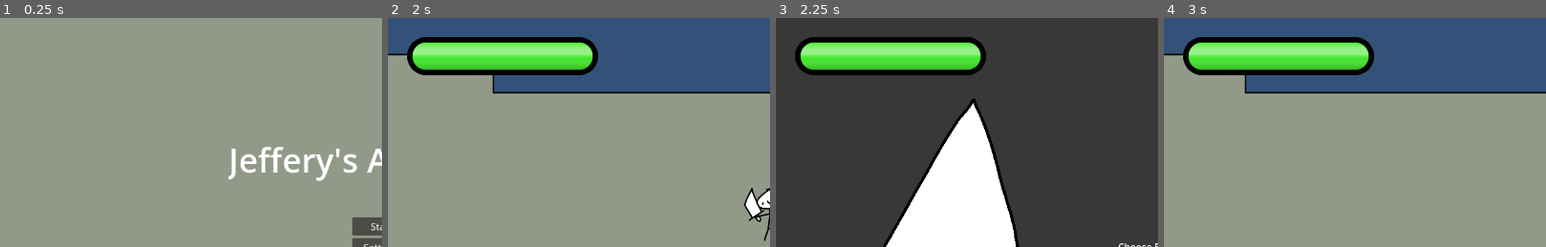
Above: before the commit, frames 1-4 (left to right).
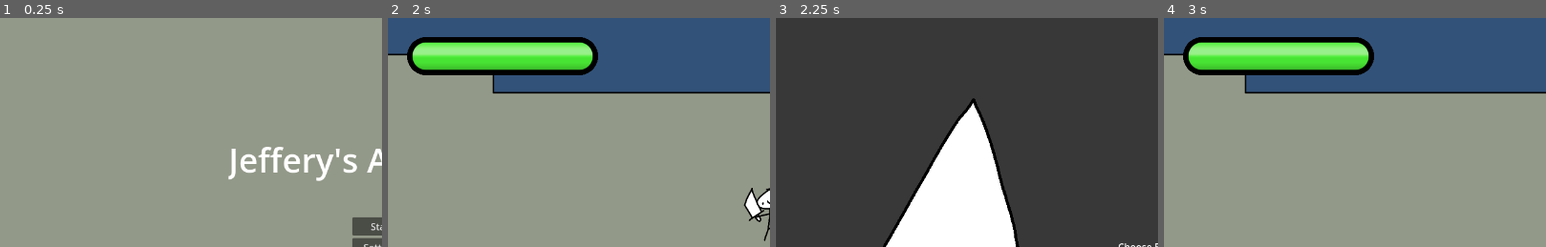
Above: after the commit, the same moments.

Repository: flyguywannadie/JefferyAdventure
Game: Godot game, scene res://Scenes/StartMenu.tscn
Two runs of this game, one before a commit and one after it. Both use one fixed random seed, a clock stepped at 60 frames per second and the inputs below. The engine's default icon, where the game draws it, is replaced by a stand-in: a white triangle on a blue panel in a dark square.
Inputs (mouse positions are % of the whole screen's width and height, from its top left):
- Up to frame 1 (0.25 s): no input
- Up to frame 2 (2 s): click "Start" at 0.5 s; move the mouse to (72, 45) at 1.27 s; hold D (jef_right) from 1.28 s (still down); click (72, 45) at 1.35 s; tap Space (jef_Jump) at 1.52 s
- Up to frame 3 (2.25 s): keep holding D (jef_right); move the mouse to (30, 55) at 2.02 s; tap V at 2.1 s
- Up to frame 4 (3 s): tap Space (jef_Jump) at 2.27 s; release D (jef_right) at 2.75 s; click (20, 48) at 2.75 s
The pictures show only the part of the screen within x 0-50%, y 0-50%; the shares and areas given below are measured in that part.

Frames 1-2 are identical in both runs. In frame 3, 8.0% of the frame differs, in the area x 5-55%, y 8-25%; in frame 4, nothing differs.

Commit message:
Healthbars

Diff:
--- /dev/null
+++ b/BossHealthbar.gd
@@ -0,0 +1,21 @@
+extends ColorRect
+class_name BossHealthbar
+
+@export var bossITrack: Boss
+
+func _ready() -> void:
+	GameManager.bossHealthbar = self
+	Hide()
+
+func Appear() -> void:
+	visible = true
+
+func Hide() -> void:
+	visible = false
+
+func _physics_process(delta: float) -> void:
+	if (bossITrack == null) :
+		if (visible) :
+			Hide()
+		return
+	material.set("shader_parameter/fill", float(bossITrack.health)/float(bossITrack.maxHealth))
--- a/ChargeShader.gdshader
+++ b/ChargeShader.gdshader
@@ -1,23 +1,28 @@
 shader_type canvas_item;
+
+uniform float size : hint_range(0.0, 3.0) = 1.0;
 
 void vertex() {
 	// Called for every vertex the material is visible on.
+	VERTEX *= vec2((size * 0.25) + 1.0);
+	//COLOR = vec4(VERTEX, 0.0, 1.0);
 }
 
 void fragment() {
+
 
 	//float xOffset = UV.y * 0.25;
 	//float t = cos((UV.x + xOffset + (TIME * 0.2)) * TAU * 5.0) * 0.5 + 0.5;
 
 	//COLOR *= t;// vec4(max(COLOR.rgb, vec3(t)),COLOR.a);
 
-	if (COLOR.a > 0.95) {
-		vec3 outlineColor = vec3(207.0, 172.0, 80.0);
-
-		float test = abs(cos(TIME) * 1.0);//float(false);
-
-		COLOR = vec4(outlineColor,test);
-	}
+	//if (COLOR.a > 0.95) {
+		//vec3 outlineColor = vec3(207.0, 172.0, 80.0);
+//
+		//float test = abs(cos(TIME) * 1.0);//float(false);
+//
+		//COLOR = vec4(outlineColor,test);
+	//}
 
 
 	//vec2 uvsCentered = UV * 2.0 - 1.0;
--- /dev/null
+++ b/Healthbar.gd
@@ -0,0 +1,9 @@
+extends ColorRect
+class_name Healthbar
+
+@export var whoITrack: Character
+
+func _physics_process(delta: float) -> void:
+	if (whoITrack == null) :
+		return
+	material.set("shader_parameter/fill", float(whoITrack.health)/float(whoITrack.maxHealth))
--- a/SDFExample.gdshader
+++ b/SDFExample.gdshader
@@ -1,13 +1,19 @@
 shader_type canvas_item;
 
+uniform vec2 size;
+
 void vertex() {
-	UV = (UV * 2.0) - 1.0;
+	UV = UV * 2.0 - 1.0;
 }
 
 void fragment() {
-	float dist = length(UV) - 0.3;
+	//float dist = length(UV) - 0.3;
 
-	//dist = step(0.0, dist); // makes a hard edge kinda I don't fully understand it
+	// https://iquilezles.org/articles/distfunctions2d/
+	vec2 d = abs(UV) - size;
+	float dist = length(max(d,0.0)) + min(max(d.x,d.y),0.0);
+
+	dist = step(dist, 0.0); // makes a hard edge kinda I don't fully understand it
 
 	COLOR = vec4(vec3(dist), 1.0);
 }
--- a/Scenes/Prefabs/Projectiles/Explosion.tscn
+++ b/Scenes/Prefabs/Projectiles/Explosion.tscn
@@ -96,7 +96,7 @@
 velocity = 0.0
 slowdown = 0.0
 persistantEffect = true
-damage = 5
+damage = 2
 
 [node name="Sprite2D" type="Sprite2D" parent="."]
 texture = ExtResource("2_575dq")
--- a/Scenes/Prefabs/Projectiles/TankDynamite.tscn
+++ b/Scenes/Prefabs/Projectiles/TankDynamite.tscn
@@ -60,6 +60,7 @@
 velocity = 20.0
 slowdown = 0.0
 HitEffect = ExtResource("2_kuscj")
+damage = 1
 
 [node name="Sprite2D" type="Sprite2D" parent="."]
 texture = ExtResource("3_mbf56")
--- a/Scenes/Prefabs/Projectiles/TankShot.tscn
+++ b/Scenes/Prefabs/Projectiles/TankShot.tscn
@@ -18,6 +18,7 @@
 slowdown = 0.0
 knockback = Vector2(500, 1)
 HitEffect = ExtResource("2_dk1y2")
+damage = 4
 
 [node name="Sprite2D" type="Sprite2D" parent="."]
 texture = ExtResource("3_amknm")
--- a/Scenes/Prefabs/checkpoint.tscn
+++ /dev/null
@@ -1,33 +0,0 @@
-[gd_scene load_steps=2 format=3 uid="uid://cv7nk8ba5doq8"]
-
-[sub_resource type="GDScript" id="GDScript_cvitc"]
-script/source = "@tool extends Area2D
-class_name Checkpoint
-
-@export var shape2 : RectangleShape2D
-@export var collisionPosition: Vector2
-@onready var collision_shape_2d: CollisionShape2D = $CollisionShape2D
-
-func _ready() -> void:
-	if (!Engine.is_editor_hint()) :
-		setCollisionShape()
-
-func _process(delta: float) -> void:
-	if (Engine.is_editor_hint()) :
-		setCollisionShape()
-
-func setCollisionShape() -> void:
-	collision_shape_2d.shape = shape2
-	collision_shape_2d.position = collisionPosition
-
-func _on_body_entered(body: Node2D) -> void:
-	print(body.name)
-	GameManager.currentCheckpoint = self
-"
-
-[node name="Checkpoint" type="Area2D"]
-script = SubResource("GDScript_cvitc")
-
-[node name="CollisionShape2D" type="CollisionShape2D" parent="."]
-
-[connection signal="body_entered" from="." to="." method="_on_body_entered"]
--- a/Scenes/Prefabs/jeffery.tscn
+++ b/Scenes/Prefabs/jeffery.tscn
@@ -14,15 +14,9 @@
 
 [sub_resource type="ShaderMaterial" id="ShaderMaterial_rsqeg"]
 shader = ExtResource("2_q8qc8")
-shader_parameter/size = null
-
-[sub_resource type="ShaderMaterial" id="ShaderMaterial_binv0"]
-shader = ExtResource("2_q8qc8")
-shader_parameter/size = null
 
 [sub_resource type="ShaderMaterial" id="ShaderMaterial_x4i71"]
 shader = ExtResource("2_q8qc8")
-shader_parameter/size = null
 
 [sub_resource type="Animation" id="Animation_oy8t5"]
 resource_name = "Hurt"
@@ -194,33 +188,37 @@
 floor_snap_length = 7.3
 script = ExtResource("1_vcdsa")
 speed = 600.0
-health = 111
 GRAVITY = 64.0
 FRICTION = 20.0
 visuals = NodePath("Node2D/Sprite")
 audioPlayer = NodePath("AudioStreamPlayer2D")
 
 [node name="Node2D" type="Node2D" parent="."]
+use_parent_material = true
 
 [node name="Sprite" type="Sprite2D" parent="Node2D"]
 z_as_relative = false
-material = SubResource("ShaderMaterial_binv0")
+use_parent_material = true
 texture = ExtResource("3_ktrsr")
 
 [node name="GunArm" type="Node2D" parent="Node2D"]
+use_parent_material = true
 position = Vector2(0, 5)
 
 [node name="GunHolder" type="Node2D" parent="Node2D/GunArm"]
+use_parent_material = true
 position = Vector2(54, 0)
 
 [node name="GunArmSprite" type="Sprite2D" parent="Node2D/GunArm"]
 z_index = -2
 z_as_relative = false
 material = SubResource("ShaderMaterial_x4i71")
+use_parent_material = true
 position = Vector2(8, -5)
 texture = ExtResource("4_pjefk")
 
 [node name="SwordArm" type="Node2D" parent="Node2D"]
+use_parent_material = true
 
 [node name="AnimationPlayer" type="AnimationPlayer" parent="Node2D"]
 root_node = NodePath("../..")
--- a/Scenes/Prefabs/testguybounce.tscn
+++ b/Scenes/Prefabs/testguybounce.tscn
@@ -96,7 +96,7 @@
 platform_on_leave = 2
 script = ExtResource("1_242kc")
 anims = NodePath("AnimationPlayer")
-health = 3
+maxHealth = 3
 FRICTION = 16.0
 visuals = NodePath("Sprite2D")
 audioPlayer = NodePath("AudioStreamPlayer2D")
--- a/Scenes/TestBossScene.tscn
+++ b/Scenes/TestBossScene.tscn
@@ -37,13 +37,13 @@
 [ext_resource type="Texture2D" uid="uid://dv7bheh5gubxf" path="res://Textures/ChargeBoss/TankHatch/HatchClose1.png" id="24_0d1ra"]
 [ext_resource type="Texture2D" uid="uid://cboj188p3alkw" path="res://Textures/ChargeBoss/TankHatch/HatchClose2.png" id="25_cpsjk"]
 [ext_resource type="Texture2D" uid="uid://bn7g88haev5iv" path="res://Textures/ChargeBoss/TankHatch/HatchClose3.png" id="26_6blii"]
-[ext_resource type="PackedScene" uid="uid://bnvs2mkbj80ef" path="res://Scenes/Prefabs/Projectiles/Explosion.tscn" id="30_pc152"]
 
 [sub_resource type="RectangleShape2D" id="RectangleShape2D_443x5"]
 size = Vector2(2115, 36)
 
 [sub_resource type="ShaderMaterial" id="ShaderMaterial_1qovh"]
 shader = ExtResource("12_cbvw7")
+shader_parameter/size = 0.0
 
 [sub_resource type="Animation" id="Animation_rbmun"]
 resource_name = "MoveTracks"
@@ -365,7 +365,6 @@
 pieceIHold = "c"
 projectiles = Array[PackedScene]([ExtResource("11_5bkk8"), ExtResource("12_elm4q")])
 anims = NodePath("TrackAnimation")
-health = 15
 GRAVITY = 100.0
 FRICTION = 100.0
 visuals = NodePath("TankTracks")
@@ -423,6 +422,7 @@
 [node name="TrackDamageArea" type="Area2D" parent="Changes/BossExists/TankBoss"]
 collision_layer = 32
 script = ExtResource("15_f2405")
+damage = 2
 
 [node name="CollisionShape2D" type="CollisionShape2D" parent="Changes/BossExists/TankBoss/TrackDamageArea"]
 position = Vector2(-0.25, 100)
@@ -440,9 +440,6 @@
 tile_set = ExtResource("3_nhxys")
 script = ExtResource("21_2l8m5")
 
-[node name="BossDynamite" parent="." instance=ExtResource("30_pc152")]
-position = Vector2(15582, 4265)
-
 [node name="Checkpoint" type="Node2D" parent="."]
 position = Vector2(13908, 4490)
 
--- a/Scenes/TestSecondScene.tscn
+++ b/Scenes/TestSecondScene.tscn
@@ -152,7 +152,6 @@
 platform_on_leave = 2
 script = ExtResource("6_31vgy")
 anims = NodePath("AnimationPlayer")
-health = 30
 GRAVITY = 200.0
 FRICTION = 200.0
 visuals = NodePath("Sprite2D")
--- a/Scenes/node_2d.tscn
+++ b/Scenes/node_2d.tscn
@@ -16,6 +16,8 @@
 [ext_resource type="Texture2D" uid="uid://citn2xtmb77e3" path="res://Textures/healthbar.png" id="15_p44oh"]
 [ext_resource type="Shader" path="res://SDFExample.gdshader" id="16_d37y0"]
 [ext_resource type="Texture2D" uid="uid://dqgv2ia0li61e" path="res://Textures/GunEvoButtonHover.png" id="16_vvsn2"]
+[ext_resource type="Script" path="res://Healthbar.gd" id="16_xu1u0"]
+[ext_resource type="Script" path="res://BossHealthbar.gd" id="18_5cy5a"]
 
 [sub_resource type="ShaderMaterial" id="ShaderMaterial_dp4uq"]
 shader = ExtResource("11_swtah")
@@ -146,12 +148,18 @@
 
 [sub_resource type="ShaderMaterial" id="ShaderMaterial_giyw7"]
 shader = ExtResource("16_d37y0")
+shader_parameter/size = Vector2(0.65, 0.645)
+
+[sub_resource type="ShaderMaterial" id="ShaderMaterial_mrjfq"]
+shader = ExtResource("14_ipcyo")
+shader_parameter/fill = 1.0
+shader_parameter/borderSize = 0.3
+shader_parameter/Test = ExtResource("15_p44oh")
 
 [node name="Node2D" type="Node2D"]
 
 [node name="Jeffery" parent="." instance=ExtResource("4_oebhw")]
 slide_on_ceiling = false
-health = 2222
 
 [node name="Camera2D" type="Camera2D" parent="." node_paths=PackedStringArray("toFollow")]
 z_index = 100
@@ -387,20 +395,36 @@
 "": SubResource("AnimationLibrary_k1qm4")
 }
 
-[node name="JefferyHealthbar" type="ColorRect" parent="CanvasLayer"]
+[node name="JefferyHealthbar" type="ColorRect" parent="CanvasLayer" node_paths=PackedStringArray("whoITrack")]
+z_index = -10
+z_as_relative = false
 material = SubResource("ShaderMaterial_agwya")
 offset_left = 32.0
 offset_top = 32.0
 offset_right = 352.0
 offset_bottom = 96.0
+script = ExtResource("16_xu1u0")
+whoITrack = NodePath("../../Jeffery")
 
 [node name="TestingSDF" type="ColorRect" parent="CanvasLayer"]
-visible = false
+z_index = -10
+z_as_relative = false
 material = SubResource("ShaderMaterial_giyw7")
 offset_left = 512.0
 offset_top = -256.0
 offset_right = 768.0
 color = Color(0.244776, 0.244776, 0.244776, 1)
+
+[node name="BossHealthbar" type="ColorRect" parent="CanvasLayer"]
+z_index = -10
+z_as_relative = false
+material = SubResource("ShaderMaterial_mrjfq")
+offset_left = 1248.0
+offset_top = 32.0
+offset_right = 1568.0
+offset_bottom = 96.0
+scale = Vector2(-1, 1)
+script = ExtResource("18_5cy5a")
 
 [connection signal="pressed" from="CanvasLayer/PauseMenu/MarginContainer/HBoxContainer/VBoxContainer/Resume" to="CanvasLayer/PauseMenu" method="_on_resume_pressed"]
 [connection signal="pressed" from="CanvasLayer/PauseMenu/MarginContainer/HBoxContainer/VBoxContainer/Back To Title" to="CanvasLayer/PauseMenu" method="_on_back_to_title_pressed"]
--- a/Scripts/Boss.gd
+++ b/Scripts/Boss.gd
@@ -12,6 +12,7 @@
 func _ready() -> void:
 
 	jeffery = GameManager.jeffery
+	GameManager.BossHealthbarSetup(self)
 
 	match(randi_range(0, 2)):
 		0:
@@ -35,6 +36,7 @@
 		p.owner = owner
 
 func _die() -> void:
+	GameManager.BossDied()
 	GameManager.PiecePickedUp(pieceIHold)
 	super._die()
 	pass
--- a/Scripts/Character.gd
+++ b/Scripts/Character.gd
@@ -1,7 +1,8 @@
 extends CharacterBody2D
 class_name Character
 
-@export var health: int = 10
+@export var maxHealth: int = 10
+var health: int
 var movement: Vector2
 @export var GRAVITY: float = 9.8
 @export var FRICTION: float = 9.8
@@ -14,6 +15,7 @@
 
 # Called when the node enters the scene tree for the first time.
 func _ready() -> void:
+	health = maxHealth
 	pass
 
 func _process(delta: float) -> void:
--- a/Scripts/GameManager.gd
+++ b/Scripts/GameManager.gd
@@ -2,6 +2,7 @@
 
 var evolutionScreen: EvolutionScreen #= $"../CanvasLayer/EvolutionScreen"
 var deathScreen: DeathScreen #= $"../CanvasLayer/DeathScreenJeffery"
+var bossHealthbar: BossHealthbar
 
 var startLevel: String = "TestFirstScene"
 var currentLevel: Room
@@ -101,6 +102,13 @@
 	ResumeGame()
 	pass
 
+func BossHealthbarSetup(boss: Boss) -> void:
+	bossHealthbar.bossITrack = boss
+	bossHealthbar.Appear()
+
+func BossDied() -> void:
+	bossHealthbar.Hide()
+
 func JefferyGameOver() -> void :
 	#jeffery.position = currentCheckpoint.position
 	deathScreen.BeginGameOver()
--- a/Scripts/TankBoss.gd
+++ b/Scripts/TankBoss.gd
@@ -51,7 +51,12 @@
 	if (jeffery == null) :
 		return
 
+	gun_charge.material.set("shader_parameter/size", gunCooldown)
+
 	var hasJefferySwitchedSides = ((jeffery.position.x - position.x < 0) && leftOrRight) || ((jeffery.position.x - position.x > 0) && !leftOrRight)
+
+	if (gunCooldown > 0) :
+		gunCooldown -= delta
 
 	# gun state chooser
 	match (gunState):
@@ -81,17 +86,22 @@
 					gunCharge += 1
 					gunCooldown = 2.1 / (gameProgress + 1.0)
 					if (gunCharge >= 4) :
-						gunCooldown = 2
-						gunCharge = 0
-						spawnProjectile(gun_charge.global_position, (0 if (leftOrRight) else 180) + gun.rotation_degrees, 1)
-					gun_charge.texture = gunChargeSprites[gunCharge]
-			else:
-				gunCooldown -= delta
+						gunState = 3
+						gunCooldown = 0.3
+					else:
+						gun_charge.texture = gunChargeSprites[gunCharge]
 		1: # throw dynamite
 			$DynamiteHatch.flip_h = !leftOrRight
 			hatchAnims.play("DynamiteThrow")
 			gunState = -1
 			gunCooldown = 1
+		3: # Shooting Gun Delay
+			if (gunCooldown <= 0):
+				gunCooldown = 2
+				gunCharge = 0
+				spawnProjectile(gun_charge.global_position, (0 if (leftOrRight) else 180) + gun.rotation_degrees, 1)
+				gunState = 0
+				gun_charge.texture = gunChargeSprites[gunCharge]
 
 	# tank track state chooser
 	match(state):
--- a/node_2d.gdshader
+++ b/node_2d.gdshader
@@ -2,7 +2,8 @@
 
 
 
-uniform float size;
+//uniform float size;
+
 
 // Gotten from here https://godotshaders.com/snippet/random-value/
 float random (vec2 uv) {
Not shown: 1 places in Scenes/Prefabs/jeffery.tscn that only renumber resources
Not shown: 1 places in Scenes/TestBossScene.tscn that only renumber resources
Not shown: 1 places in Scenes/node_2d.tscn that only renumber resources
